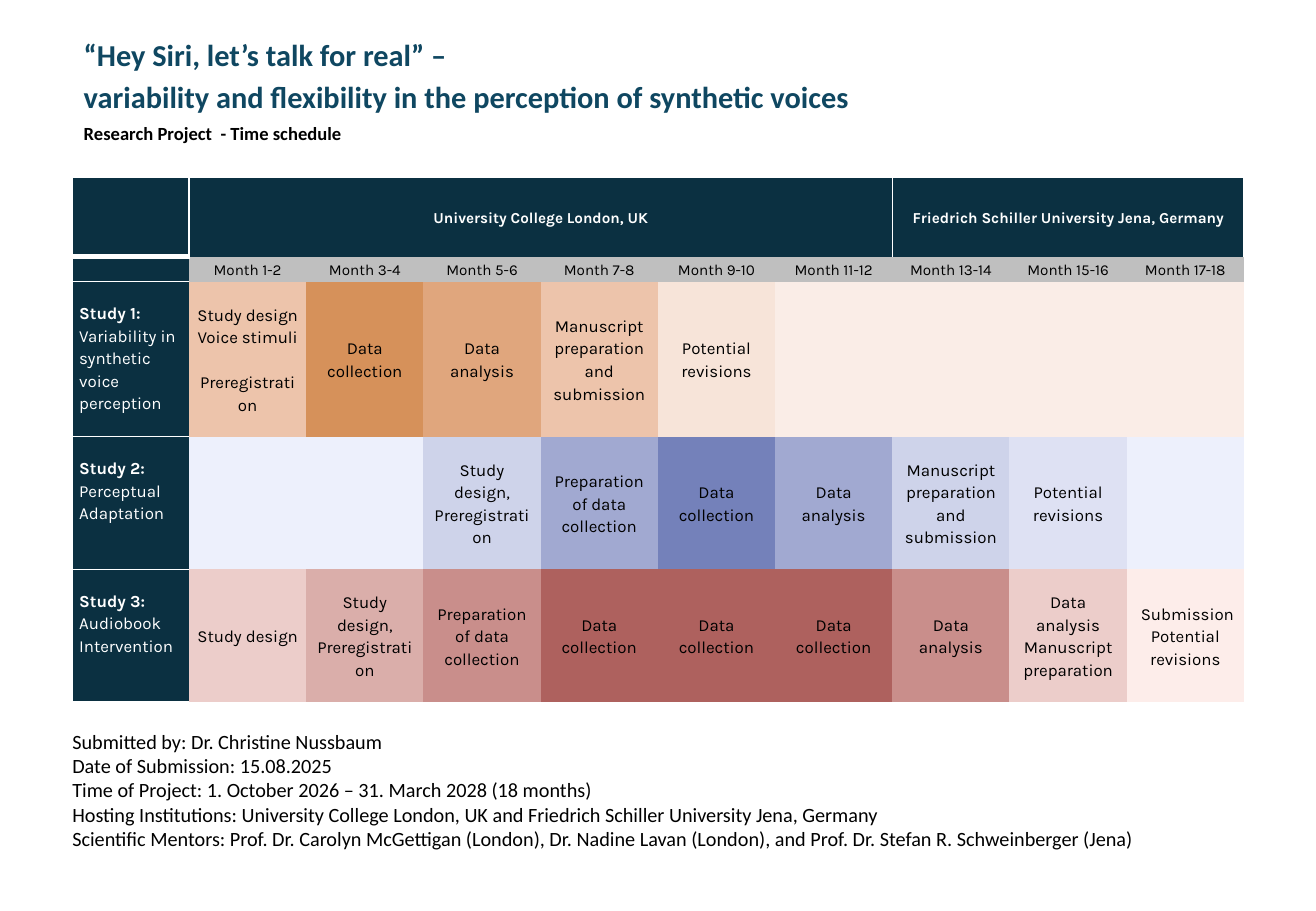
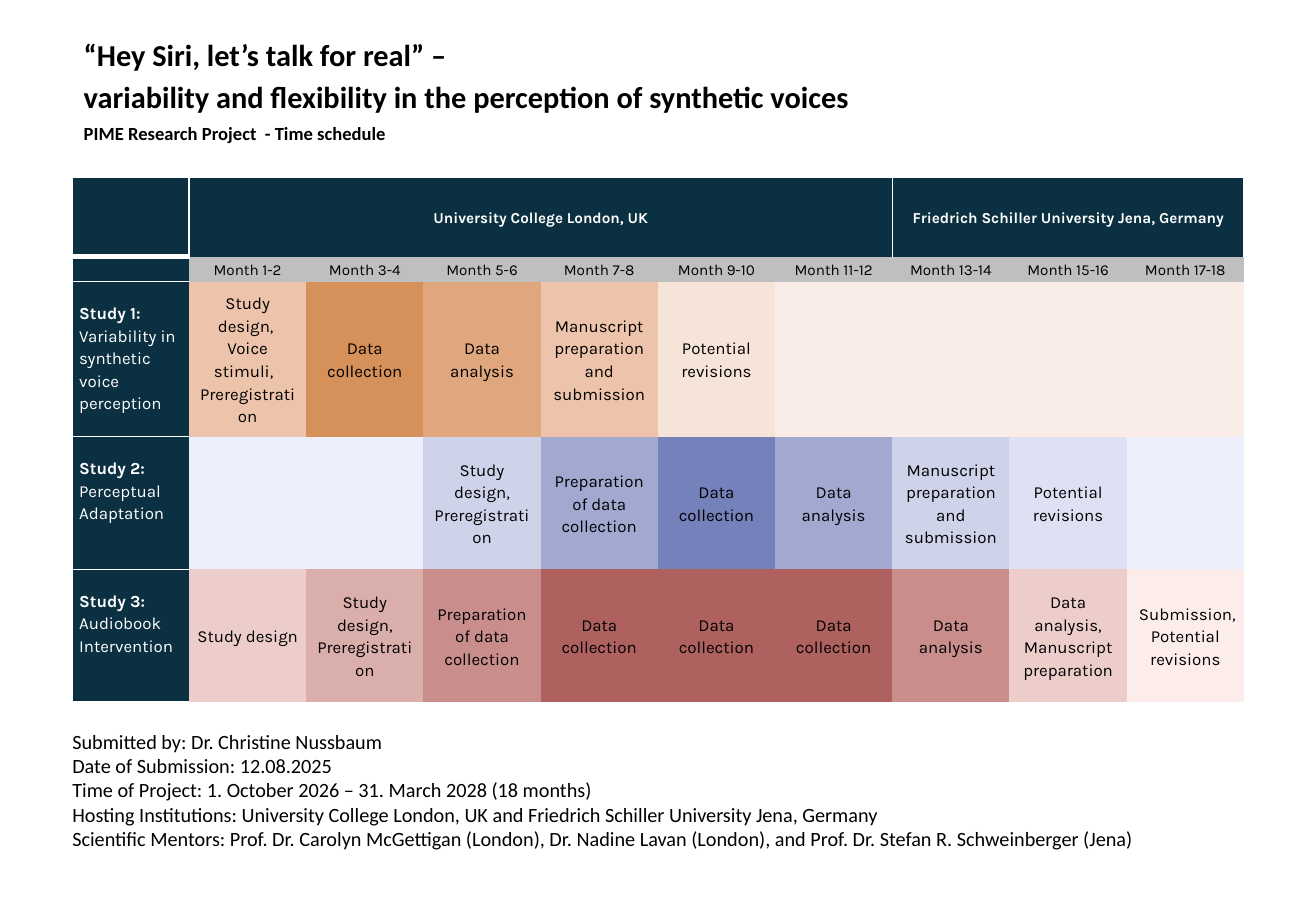
Before and after one commit to ChristineNussbaum/2024_Naturalness_Project, a slide deck: slide 1 of PRIME/06_timeschedule_CNussbaum.pptx. Drawn at 1316x911 pixels with LibreOffice and Linux fonts; fonts in the diff are those of the drawing. Boxes give left, top, right and bottom in pixels: in the first picture for what was removed or moved away, otherwise in the second. Text is boxed around its words. In the diff, an @@ line names an element or a change of style, - is before the commit and + after.

Commit message:
PRIME submitte

```diff
--- a/PRIME/06_timeschedule_CNussbaum.pptx
+++ b/PRIME/06_timeschedule_CNussbaum.pptx
@@ text at [84, 43, 848, 113]: text colour #0F4761 to #000000 in "“Hey Siri, let’s talk for real” – ..." @@
@@ text at [84, 127, 385, 143]: text changed @@
-Research Project - Time schedule
+PIME Research Project - Time schedule
@@ table at [72, 177, 1247, 696] @@
-row 3, column 2: Study design / Voice stimuli / Preregistration
+row 3, column 2: Study design, / Voice stimuli, / Preregistration
-row 5, column 9: Data analysis / Manuscript preparation
+row 5, column 9: Data analysis, / Manuscript preparation
-row 5, column 10: Submission / Potential revisions
+row 5, column 10: Submission, / Potential revisions
@@ text at [72, 735, 1132, 850]: text changed @@
-Submitted by: Dr. Christine Nussbaum
-Date of Submission: 15.08.2025
-Time of Project: 1. October 2026 – 31. March 2028 (18 months)
-Hosting Institutions: University College London, UK and Friedrich Schiller University Jena, Germany
-Scientific Mentors: Prof. Dr. Carolyn McGettigan (London), Dr. Nadine Lavan (London), and Prof. Dr. Stefan R. Schweinberger (Jena)
+Submitted by: Dr. Christine Nussbaum
+Date of Submission: 12.08.2025
+Time of Project: 1. October 2026 – 31. March 2028 (18 months)
+Hosting Institutions: University College London, UK and Friedrich Schiller University Jena, Germany
+Scientific Mentors: Prof. Dr. Carolyn McGettigan (London), Dr. Nadine Lavan (London), and Prof. Dr. Stefan R. Schweinberger (Jena)
```
Also in this commit, not shown: 38 other files.
